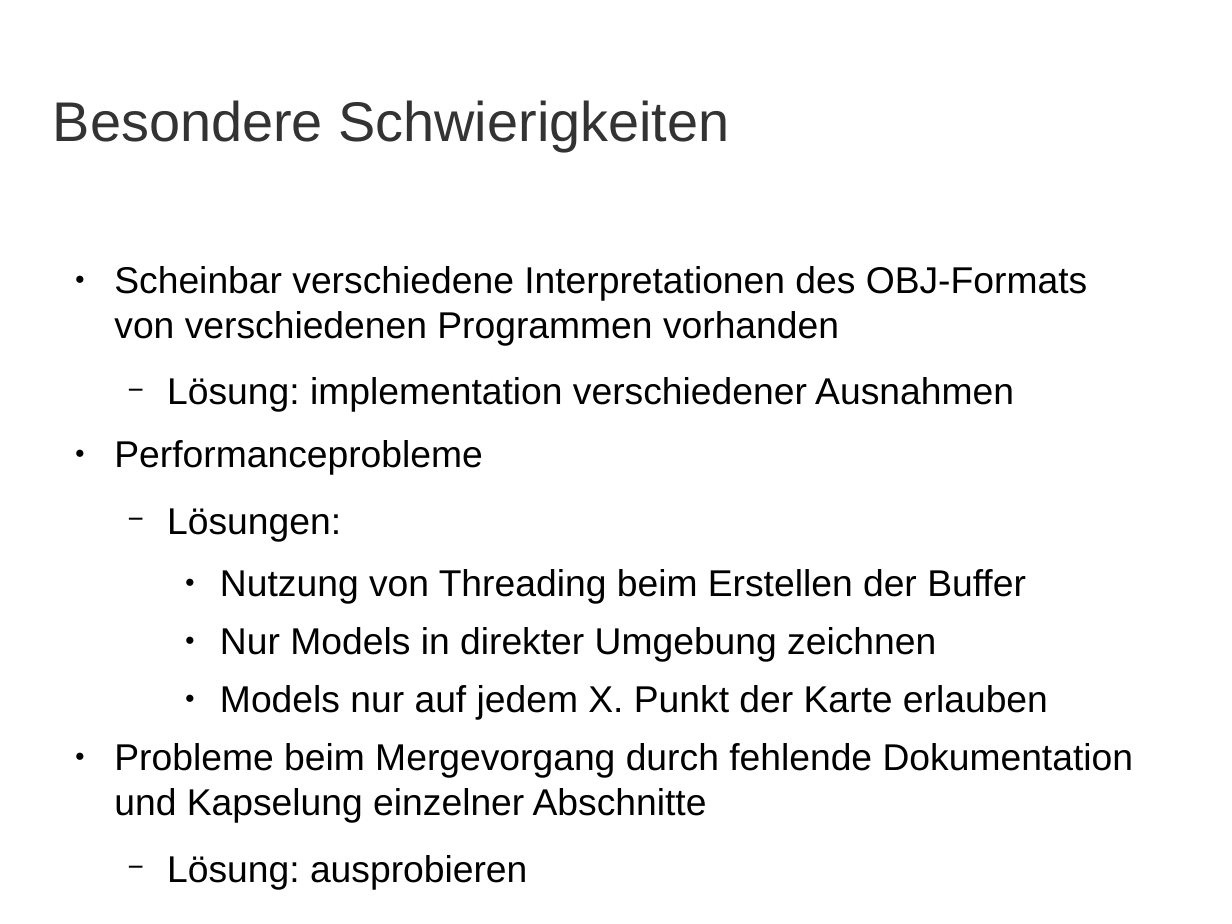
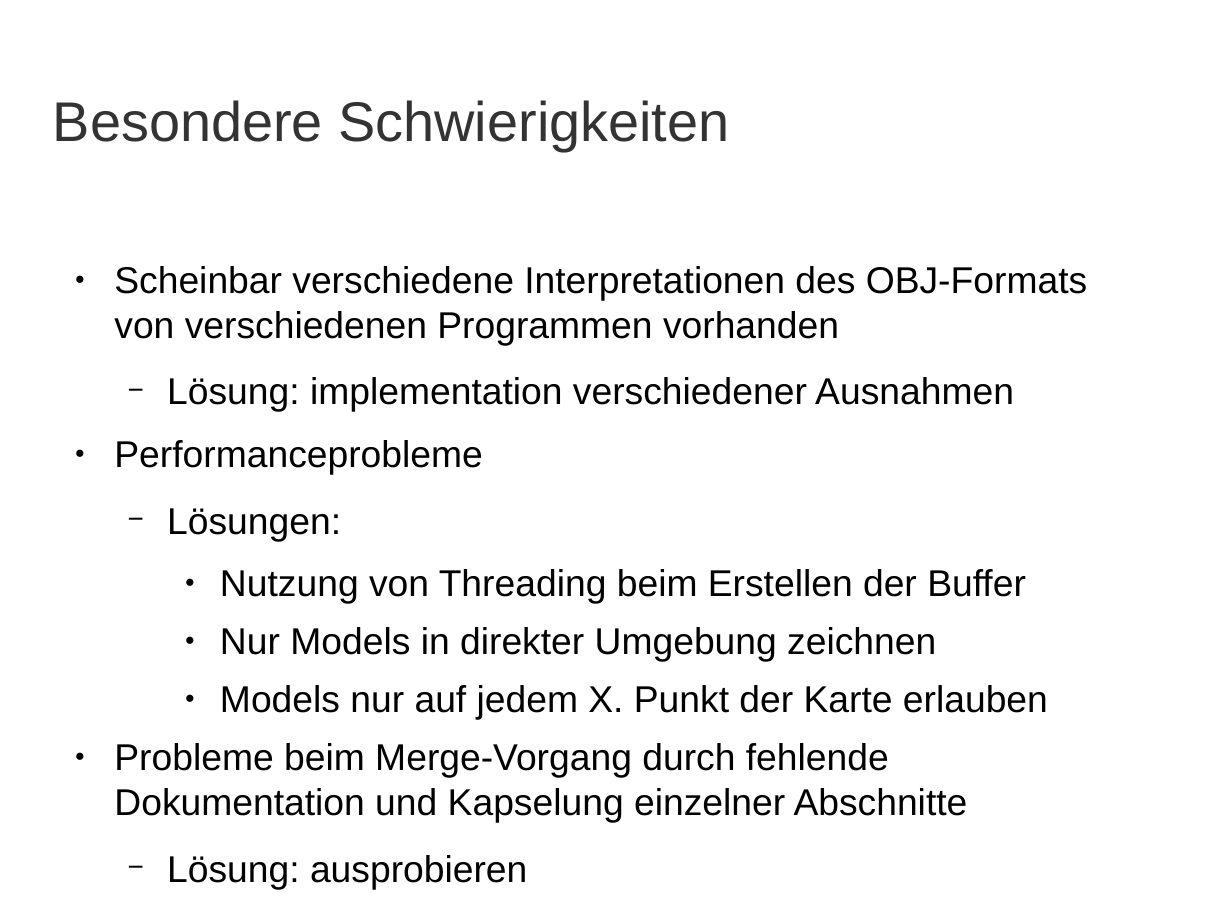
Before and after one commit to cgPrak12/Praktikum, a slide deck: slide 9 of praesentation/praesentation.odp. Drawn at 1232x924 pixels with LibreOffice and Linux fonts; fonts in the diff are those of the drawing; background and template pictures are left out. Boxes give left, top, right and bottom in pixels: in the first picture for what was removed or moved away, otherwise in the second. Text is boxed around its words. In the diff, an @@ line names an element or a change of style, - is before the commit and + after.

```diff
--- a/praesentation/praesentation.odp
+++ b/praesentation/praesentation.odp
@@ text at [114,743,968,823]: text changed @@
-● Probleme beim Mergevorgang durch fehlende Dokumentation und Kapselung einzelner Abschnitte
+● Probleme beim Merge-Vorgang durch fehlende Dokumentation und Kapselung einzelner Abschnitte
```
Also in this commit, not shown: 4 other slides changed.
